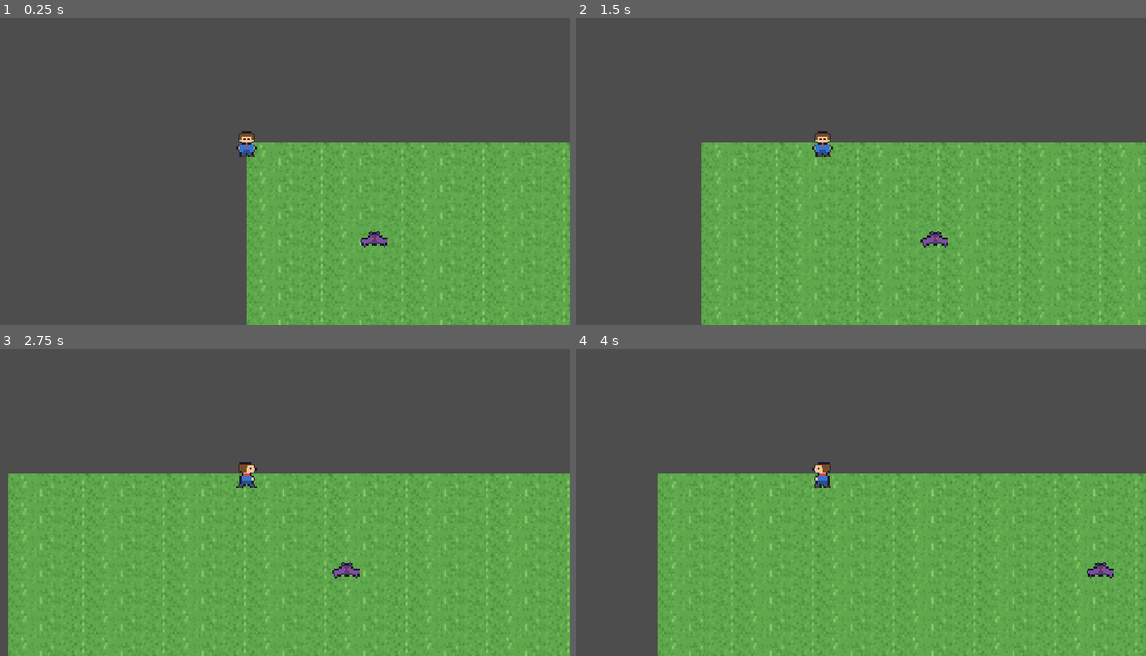
Above: before the commit, frames 1-4 (two rows, left to right).
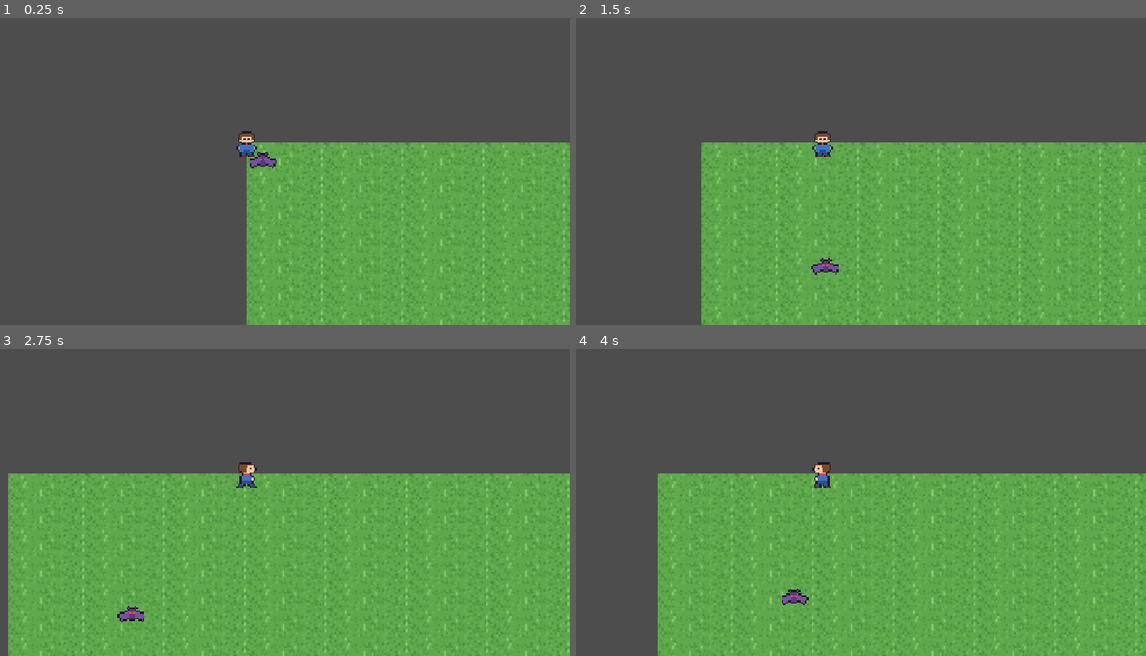
Above: after the commit, the same moments.

Repository: DarkinGhidora/Proyecto-coop
Game: Godot game, scene res://escenas/mundo.tscn
Two runs of this game, one before a commit and one after it. Both use one fixed random seed, a clock stepped at 60 frames per second and the inputs below.
Inputs (mouse positions are in pixels of both pictures, inside the frame that each line leads up to):
- Up to frame 1 (0.25 s): no input
- Up to frame 2 (1.5 s): move the mouse to (963, 125) at 0.52 s; hold D (derecha) 0.53-1.25 s; click (963, 125) at 0.67 s; drag from (695, 162) to (792, 214) at 1.27 s
- Up to frame 3 (2.75 s): move the mouse to (313, 395) at 2.02 s; hold D (derecha) from 2.03 s (still down)
- Up to frame 4 (4 s): release D (derecha) at 2.75 s; drag from (792, 545) to (627, 419) at 2.77 s; move the mouse to (1014, 530) at 3.52 s; hold A (izquierda) from 3.53 s (still down)

The runs differ from the first frame. In frame 1, 0.3% of the frame differs, in the area x 43-68%, y 43-75%; in frame 2, 0.3%; in frame 3, 0.3%, in the area x 20-64%, y 69-89%; in frame 4, 0.3%.

Commit message:
Murcielagos

Diff:
--- a/Scripts/Murcielagos.gd
+++ b/Scripts/Murcielagos.gd
@@ -1,14 +1,206 @@
+
 extends CharacterBody2D
 
-
-const vel = 50
+enum Estado {
+	PATRULLANDO,
+	PERSIGUIENDO,
+	ATACANDO,
+	RETROCEDIENDO,
+	RECUPERANDO
+}
+
+@export_group("Zona de patrullaje")
+@export var ancho_zona: float = 300.0
+@export var alto_zona: float = 160.0
+@export var velocidad_minima: float = 30.0
+@export var velocidad_maxima: float = 65.0
+@export var tiempo_cambio_rumbo: float = 1.2
+
+@export_group("Persecucion")
+@export var velocidad_persecucion: float = 100.0
+@export var distancia_inicio_ataque: float = 85.0
+
+@export_group("Ataque")
+@export var velocidad_ataque: float = 300.0
+@export var duracion_embestida: float = 0.20
+@export var duracion_retroceso: float = 0.25
+@export var tiempo_recuperacion: float = 0.45
+
+@onready var sprite: AnimatedSprite2D = $AnimatedSprite2D
+@onready var detection_area: Area2D = $"../DetectionArea"
+
+var estado: Estado = Estado.PATRULLANDO
+var jugador: Node2D = null
+
+var centro_zona: Vector2
+var objetivo: Vector2
+var direccion_ataque: Vector2 = Vector2.ZERO
+
+var tiempo_estado: float = 0.0
+var tiempo_rumbo: float = 0.0
+
 
 func _ready() -> void:
-	velocity.x = vel
-	$AnimatedSprite2D.play("aletea")
+	randomize()
+
+	centro_zona = global_position
+	elegir_objetivo()
+
+	detection_area.body_entered.connect(_al_detectar_cuerpo)
+	detection_area.body_exited.connect(_al_salir_cuerpo)
+
+	sprite.play("aletea")
 
 
 func _physics_process(delta: float) -> void:
-	velocity.x = vel
+	match estado:
+		Estado.PATRULLANDO:
+			patrullar(delta)
+
+		Estado.PERSIGUIENDO:
+			perseguir()
+
+		Estado.ATACANDO:
+			tiempo_estado -= delta
+			velocity = direccion_ataque * velocidad_ataque
+
+			if tiempo_estado <= 0.0:
+				estado = Estado.RETROCEDIENDO
+				tiempo_estado = duracion_retroceso
+
+		Estado.RETROCEDIENDO:
+			tiempo_estado -= delta
+			velocity = -direccion_ataque * velocidad_ataque
+
+			if tiempo_estado <= 0.0:
+				estado = Estado.RECUPERANDO
+				tiempo_estado = tiempo_recuperacion
+
+		Estado.RECUPERANDO:
+			tiempo_estado -= delta
+			velocity = Vector2.ZERO
+
+			if tiempo_estado <= 0.0:
+				if is_instance_valid(jugador):
+					estado = Estado.PERSIGUIENDO
+				else:
+					estado = Estado.PATRULLANDO
+					elegir_objetivo()
 
 	move_and_slide()
+
+	if abs(velocity.x) > 1.0:
+		sprite.flip_h = velocity.x < 0.0
+
+
+func patrullar(delta: float) -> void:
+	tiempo_rumbo -= delta
+
+	var mitad_ancho: float = ancho_zona / 2.0
+	var mitad_alto: float = alto_zona / 2.0
+
+	var fuera_de_zona: bool = (
+		abs(global_position.x - centro_zona.x) > mitad_ancho
+		or abs(global_position.y - centro_zona.y) > mitad_alto
+	)
+
+	if fuera_de_zona:
+		objetivo = Vector2(
+			clamp(
+				global_position.x,
+				centro_zona.x - mitad_ancho,
+				centro_zona.x + mitad_ancho
+			),
+			clamp(
+				global_position.y,
+				centro_zona.y - mitad_alto,
+				centro_zona.y + mitad_alto
+			)
+		)
+
+		tiempo_rumbo = 0.0
+
+	if tiempo_rumbo <= 0.0 \
+	or global_position.distance_to(objetivo) < 12.0:
+		elegir_objetivo()
+
+	var direccion: Vector2 = global_position.direction_to(objetivo)
+	var velocidad_actual: float = randf_range(
+		velocidad_minima,
+		velocidad_maxima
+	)
+
+	velocity = direccion * velocidad_actual
+
+
+func elegir_objetivo() -> void:
+	objetivo = Vector2(
+		centro_zona.x + randf_range(
+			-ancho_zona / 2.0,
+			ancho_zona / 2.0
+		),
+		centro_zona.y + randf_range(
+			-alto_zona / 2.0,
+			alto_zona / 2.0
+		)
+	)
+
+	tiempo_rumbo = randf_range(
+		tiempo_cambio_rumbo * 0.5,
+		tiempo_cambio_rumbo * 1.5
+	)
+
+
+func perseguir() -> void:
+	if not is_instance_valid(jugador):
+		jugador = null
+		estado = Estado.PATRULLANDO
+		elegir_objetivo()
+		return
+
+	var distancia: float = global_position.distance_to(
+		jugador.global_position
+	)
+
+	# El ataque tiene prioridad sobre la persecucion.
+	if distancia <= distancia_inicio_ataque:
+		iniciar_ataque()
+		return
+
+	var direccion: Vector2 = global_position.direction_to(
+		jugador.global_position
+	)
+
+	velocity = direccion * velocidad_persecucion
+
+
+func iniciar_ataque() -> void:
+	if not is_instance_valid(jugador):
+		return
+
+	direccion_ataque = global_position.direction_to(
+		jugador.global_position
+	)
+
+	if direccion_ataque == Vector2.ZERO:
+		direccion_ataque = Vector2.RIGHT
+
+	estado = Estado.ATACANDO
+	tiempo_estado = duracion_embestida
+	velocity = direccion_ataque * velocidad_ataque
+
+
+func _al_detectar_cuerpo(cuerpo: Node2D) -> void:
+	if cuerpo.is_in_group("player"):
+		jugador = cuerpo
+		estado = Estado.PERSIGUIENDO
+		tiempo_rumbo = 0.0
+
+
+func _al_salir_cuerpo(cuerpo: Node2D) -> void:
+	if cuerpo == jugador:
+		jugador = null
+
+		if estado == Estado.PERSIGUIENDO:
+			estado = Estado.PATRULLANDO
+			elegir_objetivo()
--- a/Scripts/player1.gd
+++ b/Scripts/player1.gd
@@ -23,6 +23,5 @@
 		animacion.stop()
 		animacion.play("quieto_frente")
 		pass
-		#hola soy bruno
 
 	move_and_slide()
--- a/escenas/murcielagos.tscn
+++ b/escenas/murcielagos.tscn
@@ -28,6 +28,9 @@
 [sub_resource type="RectangleShape2D" id="RectangleShape2D_jv1ba"]
 size = Vector2(3, 8)
 
+[sub_resource type="CircleShape2D" id="CircleShape2D_jv1ba"]
+radius = 71.46406
+
 [node name="Murcielagos" type="Node2D" unique_id=812348023]
 
 [node name="CharacterBody2D" type="CharacterBody2D" parent="." unique_id=551673714]
@@ -42,3 +45,10 @@
 position = Vector2(0.5, 1)
 shape = SubResource("RectangleShape2D_jv1ba")
 disabled = true
+
+[node name="DetectionArea" type="Area2D" parent="." unique_id=1944160518]
+scale = Vector2(0.55961084, 0.55961084)
+
+[node name="CollisionShape2D" type="CollisionShape2D" parent="DetectionArea" unique_id=373214468]
+scale = Vector2(3, 3)
+shape = SubResource("CircleShape2D_jv1ba")
--- a/escenas/player_1.tscn
+++ b/escenas/player_1.tscn
@@ -257,9 +257,12 @@
 "speed": 5.0
 }]
 
+[sub_resource type="RectangleShape2D" id="RectangleShape2D_2h2o3"]
+size = Vector2(12, 2)
+
 [node name="player1" type="Node2D" unique_id=1950890555]
 
-[node name="CharacterBody2D" type="CharacterBody2D" parent="." unique_id=1301094617]
+[node name="CharacterBody2D" type="CharacterBody2D" parent="." unique_id=1301094617 groups=["player"]]
 script = ExtResource("1_41k6h")
 
 [node name="AnimatedSprite2D" type="AnimatedSprite2D" parent="CharacterBody2D" unique_id=1327313456]
@@ -268,6 +271,8 @@
 animation = &"izquierda"
 
 [node name="CollisionShape2D" type="CollisionShape2D" parent="CharacterBody2D" unique_id=1352360590]
+position = Vector2(0, 7)
+shape = SubResource("RectangleShape2D_2h2o3")
 
 [node name="Camera2D" type="Camera2D" parent="CharacterBody2D" unique_id=1106943543]
 zoom = Vector2(3, 3)
--- a/project.godot
+++ b/project.godot
@@ -24,6 +24,10 @@
 [editor_plugins]
 
 enabled=PackedStringArray("res://addons/team_create/plugin.cfg")
+
+[global_group]
+
+player=""
 
 [input]
 
